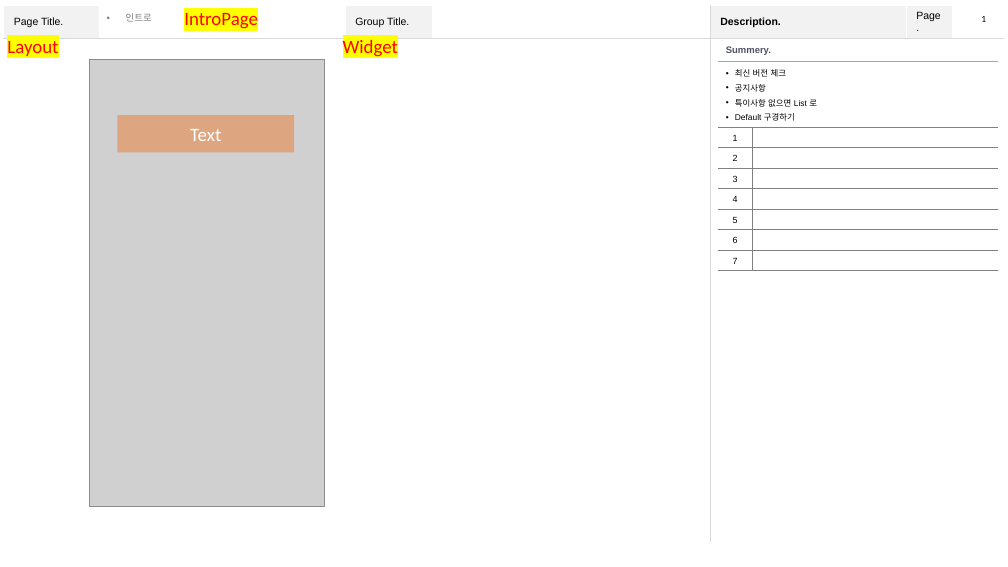
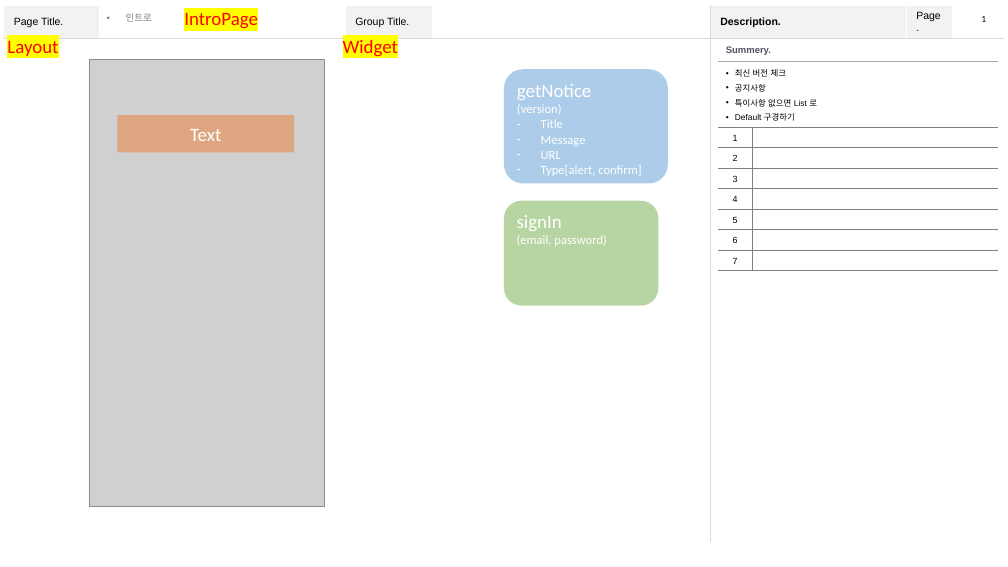
Before and after one commit to do-ockhyun/flutter-gym, a slide deck: slide 1 of 2.설계/UI - Page, Layout, Widget/분석.pptx. Drawn at 1008x567 pixels with LibreOffice and Linux fonts; fonts in the diff are those of the drawing; grey boxes stand for pictures. Boxes give left, top, right and bottom in pixels: in the first picture for what was removed or moved away, otherwise in the second. Text is boxed around its words. In the diff, an @@ line names an element or a change of style, - is before the commit and + after.

```diff
--- a/2.설계/UI - Page, Layout, Widget/분석.pptx
+++ b/2.설계/UI - Page, Layout, Widget/분석.pptx
@@ rounded rectangle added at (x1=504, y1=70, x2=668, y2=184), fill #5B9BD5 at 50% opacity, 12 pt, text #FFFFFF @@
+getNotice
+(version)
+– Title
+– Message
+– URL
+– Type[alert, confirm]
@@ rounded rectangle added at (x1=504, y1=201, x2=659, y2=306), fill #70AD47 at 50% opacity, 12 pt, text #FFFFFF @@
+signIn
+(email, password)
```
Also in this commit, not shown: 4 other slides changed, 1 other file.
